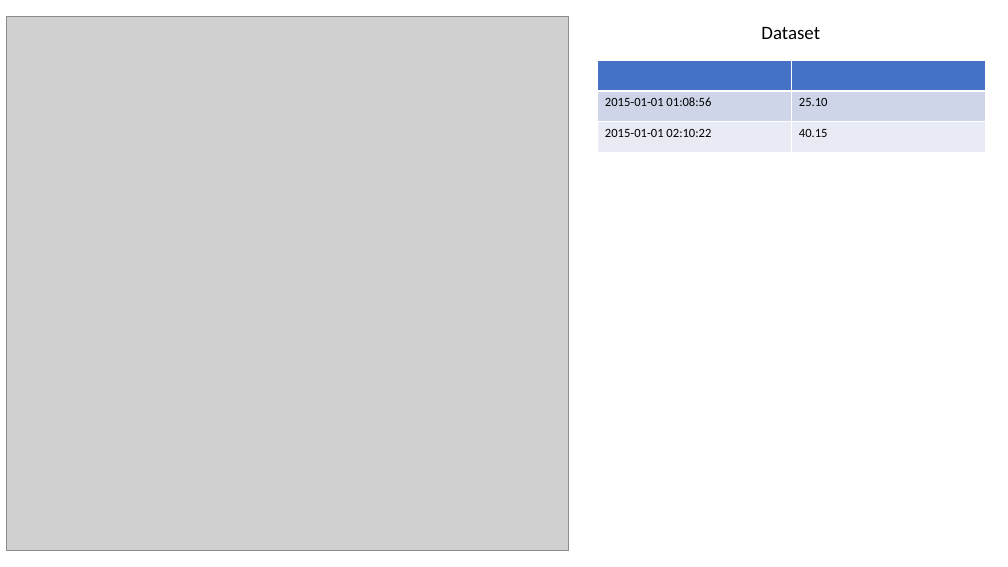
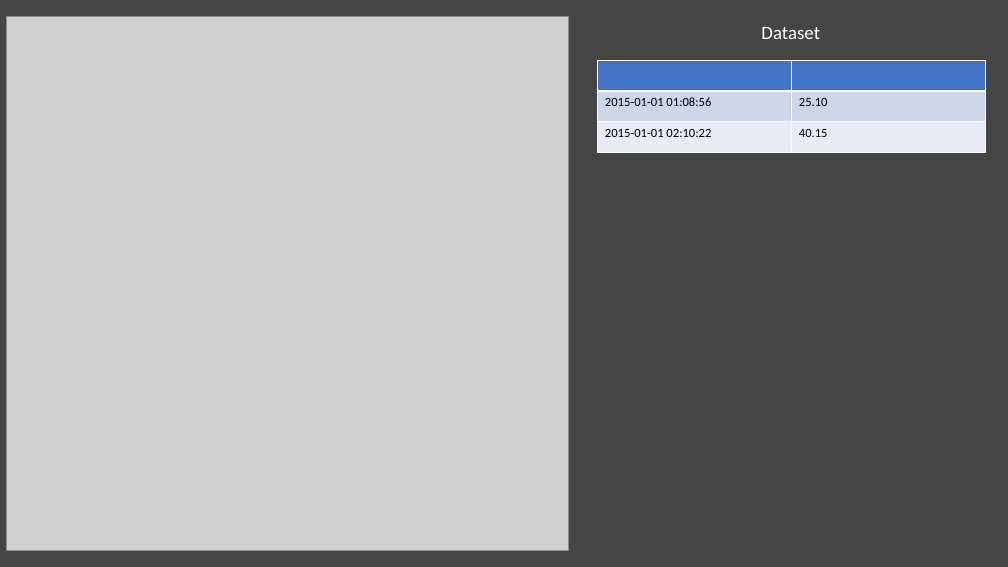
Before and after one commit to hpcc-systems/HPCC-ECL-Training, a slide deck: slide 1 of CheatSheet/ppt/CheatSheet.pptx. Drawn at 1008x567 pixels with LibreOffice and Linux fonts; fonts in the diff are those of the drawing; grey boxes stand for pictures. Boxes give left, top, right and bottom in pixels: in the first picture for what was removed or moved away, otherwise in the second. Text is boxed around its words. In the diff, an @@ line names an element or a change of style, - is before the commit and + after.

```diff
--- a/CheatSheet/ppt/CheatSheet.pptx
+++ b/CheatSheet/ppt/CheatSheet.pptx
@@ background #FFFFFF to #454545 @@
@@ text "Dataset" at (x1=761, y1=27, x2=820, y2=39): text colour #000000 to #FFFFFF @@
```
Also in this commit, not shown: 1 other slide changed, 3 other files.
